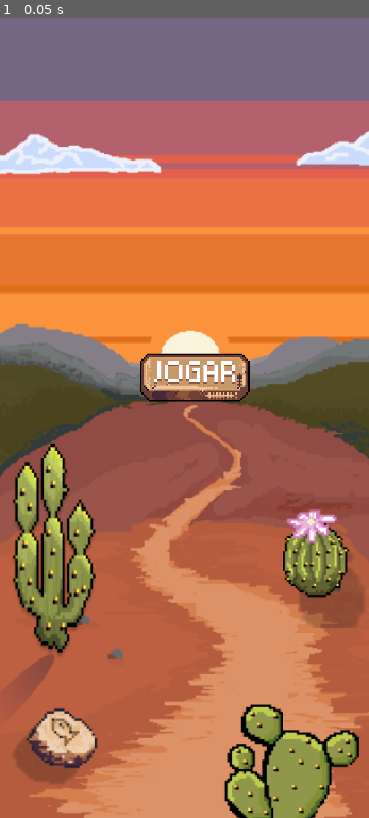
Above: before the commit, frame 1.
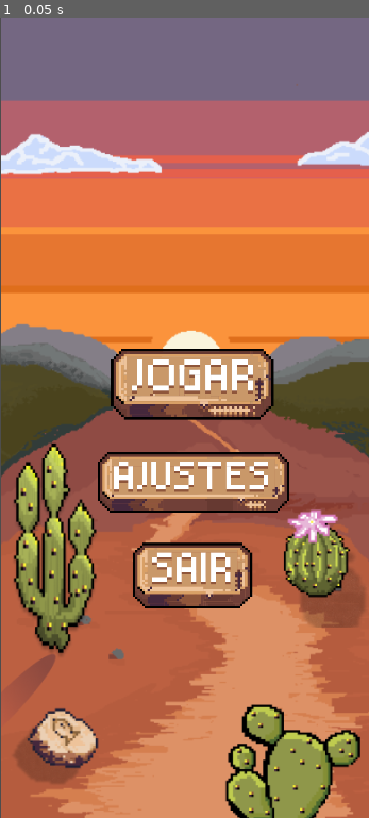
Above: after the commit, the same moment.

Repository: Luiiz-Henrique/Game-Challenge
Game: Godot game, scene res://Contexts/MenuHomeContext/MenuHomeContext.tscn
Two runs of this game, one before a commit and one after it. Both use one fixed random seed, a clock stepped at 60 frames per second and the inputs below.
Inputs:
- Up to frame 1 (0.05 s): no input

The runs differ from the first frame. In frame 1, 12% of the frame differs, in the area x 0-100%, y 0-100%.

Commit message:
finalizando o menu principal

Diff:
--- a/Contexts/MenuHomeContext/MenuHomeContext.tscn
+++ b/Contexts/MenuHomeContext/MenuHomeContext.tscn
@@ -9,31 +9,47 @@
 anchors_preset = 15
 anchor_right = 1.0
 anchor_bottom = 1.0
-offset_right = 3.0
+offset_left = 1.0
+offset_right = 4.0
 grow_horizontal = 2
 grow_vertical = 2
 texture = ExtResource("1_5fdye")
 
 [node name="Botao_jogar" parent="." unique_id=711292972 instance=ExtResource("2_5a3en")]
 layout_mode = 0
-offset_left = 149.0
-offset_top = 341.0
-offset_right = 266.0
-offset_bottom = 425.0
+offset_left = 115.0
+offset_top = 352.0
+offset_right = 293.0
+offset_bottom = 428.0
 
 [node name="Button_sair" parent="." unique_id=874596736 instance=ExtResource("3_5fdye")]
-visible = false
 layout_mode = 0
-offset_left = 148.0
-offset_top = 514.0
-offset_right = 285.0
-offset_bottom = 641.0
+offset_left = 138.0
+offset_top = 582.0
+offset_right = 292.0
+offset_bottom = 697.0
+texture_normal = null
 stretch_mode = 6
 
-[node name="TextureButton" parent="." unique_id=1079639817 instance=ExtResource("4_5fdye")]
+[node name="TextureButton" parent="." unique_id=980787844 instance=ExtResource("4_5fdye")]
 layout_mode = 0
-offset_left = 114.0
-offset_top = 423.0
-offset_right = 323.0
-offset_bottom = 526.0
-stretch_mode = 6
+offset_left = 88.00001
+offset_top = 430.99997
+offset_right = 297.1667
+offset_bottom = 544.83325
+scale = Vector2(1.3, 1.3)
+texture_normal = null
+
+[node name="Button_sair2" parent="." unique_id=1237314496 instance=ExtResource("3_5fdye")]
+layout_mode = 0
+offset_left = 140.0
+offset_top = 545.0
+offset_right = 268.0
+offset_bottom = 643.0
+
+[node name="TextureButton2" parent="." unique_id=1976419141 instance=ExtResource("4_5fdye")]
+layout_mode = 0
+offset_left = 103.0
+offset_top = 442.0
+offset_right = 273.0
+offset_bottom = 530.0
--- a/Features/Buttons/Button_Ajustes.tscn
+++ b/Features/Buttons/Button_Ajustes.tscn
@@ -1,12 +1,13 @@
 [gd_scene format=3 uid="uid://dpejrm65ji5eh"]
 
-[ext_resource type="Texture2D" path="res://Features/Buttons/botaoAjustes.svg" id="1_ptb6p"]
+[ext_resource type="Texture2D" uid="uid://bs6wsdpvxjdkm" path="res://Features/Buttons/Ajustes 1.svg" id="1_ptb6p"]
 
-[node name="TextureButton" type="TextureButton" unique_id=1079639817]
-offset_left = 71.0
-offset_top = 127.0
-offset_right = 226.0
-offset_bottom = 178.0
+[node name="TextureButton" type="TextureButton" unique_id=980787844]
+offset_left = 79.0
+offset_top = 142.0
+offset_right = 249.0
+offset_bottom = 230.0
+scale = Vector2(1.2, 1.2)
 texture_normal = ExtResource("1_ptb6p")
 ignore_texture_size = true
 stretch_mode = 5
--- a/Features/Buttons/Button_Sair.tscn
+++ b/Features/Buttons/Button_Sair.tscn
@@ -1,6 +1,6 @@
 [gd_scene format=3 uid="uid://cdxnbc0f5wndn"]
 
-[ext_resource type="Texture2D" path="res://Features/Buttons/botaoSair.svg" id="1_3qt45"]
+[ext_resource type="Texture2D" uid="uid://dktabwygbc0xu" path="res://Features/Buttons/botaaoSair.svg" id="1_3qt45"]
 
 [node name="Button_sair" type="TextureButton" unique_id=874596736]
 offset_left = 121.0
--- a/Features/Buttons/button_action_recomecar.gd
+++ /dev/null
@@ -1,11 +0,0 @@
-extends Node
-
-
-# Called when the node enters the scene tree for the first time.
-func _ready() -> void:
-	pass # Replace with function body.
-
-
-# Called every frame. 'delta' is the elapsed time since the previous frame.
-func _process(delta: float) -> void:
-	pass
--- a/Features/Buttons/button_action_retornar.gd
+++ /dev/null
@@ -1,25 +0,0 @@
-extends Node
-
-var isPaused: bool = false
-@onready var menu_pause: Control = $menu_button
-
-# Called when the node enters the scene tree for the first time.
-func _ready() -> void:
-
-	process_mode = Node.PROCESS_MODE_ALWAYS
-
-
-# Called every frame. 'delta' is the elapsed time since the previous frame.
-func _process(delta: float) -> void:
-	pass
-
-
-
-
-
-func _alternar_pausa() -> void:
-	isPaused = !isPaused
-
-
-	get_tree().paused = isPaused
-	menu_pause.visible = isPaused
--- a/Features/Buttons/button_pause_game.gd
+++ /dev/null
@@ -1,11 +0,0 @@
-extends Node
-
-
-# Called when the node enters the scene tree for the first time.
-func _ready() -> void:
-	pass # Replace with function body.
-
-
-# Called every frame. 'delta' is the elapsed time since the previous frame.
-func _process(delta: float) -> void:
-	pass
--- a/Features/Buttons/button_sair.gd
+++ /dev/null
@@ -1,11 +0,0 @@
-extends TextureButton
-
-
-# Called when the node enters the scene tree for the first time.
-func _ready() -> void:
-	# Conecta o sinal de clique do próprio botão à nossa função de imprimir
-	pressed.connect(_on_pressed)
-
-func _on_pressed() -> void:
-	# A mensagem que vai aparecer no painel de Saída (Output) da Godot
-	print("O botão de Sair foi apertado com sucesso!")
--- a/Features/Buttons/button_script_tela_inicio.gd
+++ /dev/null
@@ -1,23 +0,0 @@
-extends Node
-
-var isPressioned: bool = false
-@onready var menu_pause: Control = $menu_button
-
-
-# Called when the node enters the scene tree for the first time.
-func _ready() -> void:
-	process_mode = Node.PROCESS_MODE_ALWAYS # Replace with function body.
-	menu_pause.visible = true
-
-
-# Called every frame. 'delta' is the elapsed time since the previous frame.
-func _process(delta: float) -> void:
-	_back_game()
-
-
-
-func _back_game() -> void:
-	if Input.is_action_just_pressed("ui_cancel"):
-		isPressioned = !isPressioned
-
-		get_tree().paused = isPressioned #Faz com que a "árvore de cenário" esteja no status colocado
Not shown, removed: Features/Buttons/button_action_recomecar.gd.uid
Not shown, removed: Features/Buttons/button_action_retornar.gd.uid
Not shown, removed: Features/Buttons/button_pause_game.gd.uid
Not shown, removed: Features/Buttons/button_sair.gd.uid
Not shown, removed: Features/Buttons/button_script_tela_inicio.gd.uid
